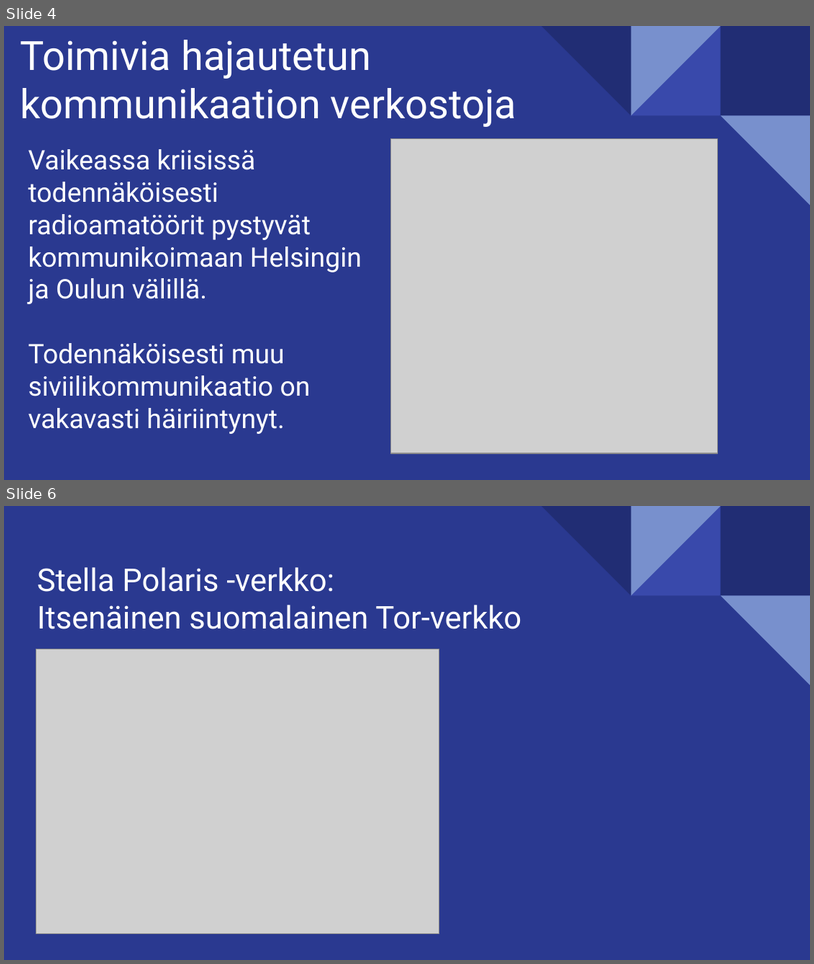
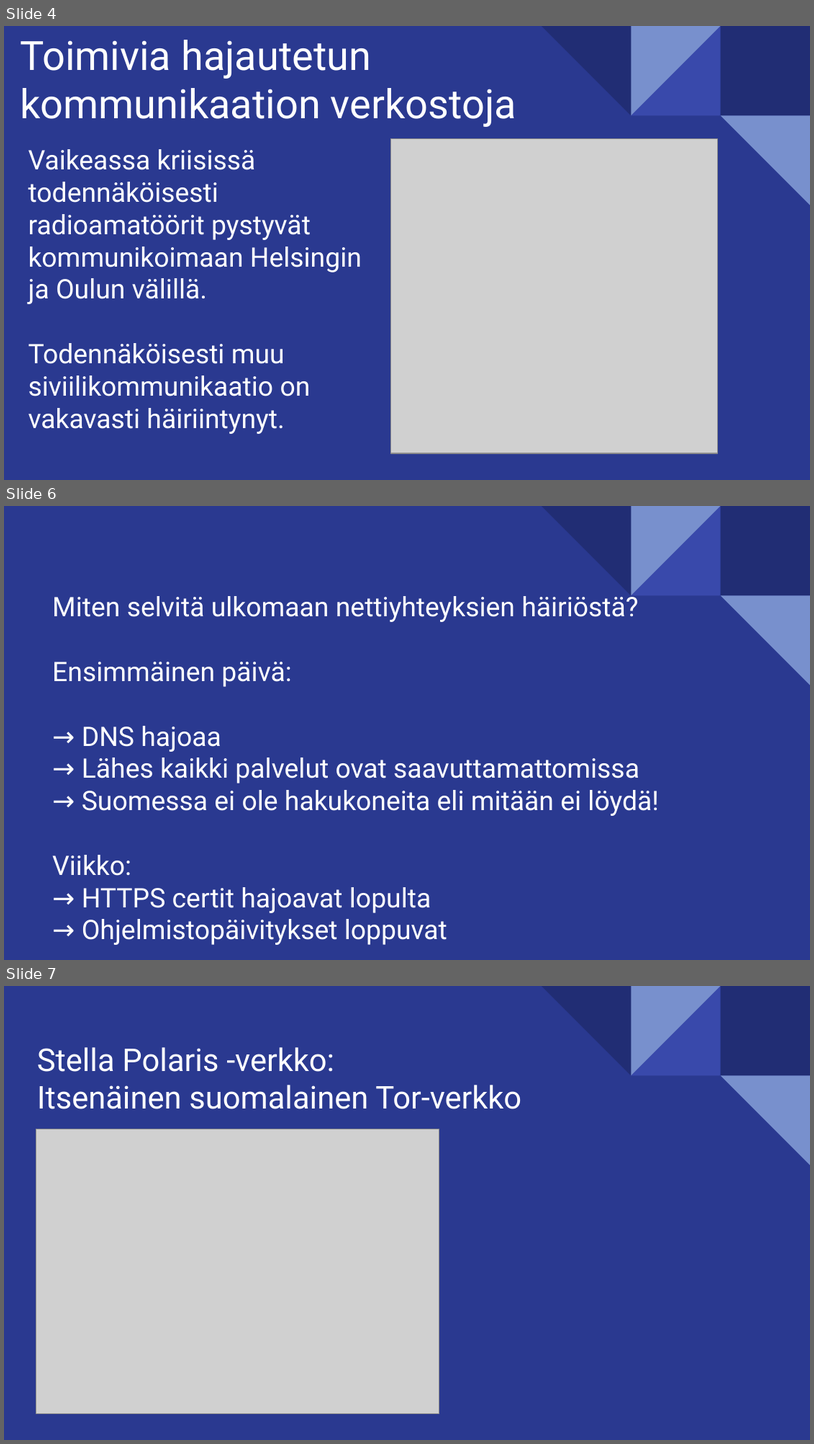
Before and after one commit to juhanurmi/stellapolaris, a slide deck: docs/Esitys_Suomeksi.odp. Shown one above the other, each under a label of ours: slides 4 and 6 before the commit, slides 4, 6 and 7 after it; the slides between them are not shown. The pictures are 814x964 and 814x1444 pixels, drawn with LibreOffice and Linux fonts; fonts in the diff are those of the drawing; grey boxes stand for pictures. Boxes give left, top, right and bottom in pixels: in the first picture for what was removed or moved away, otherwise in the second. Text is boxed around its words. In the diff, an @@ line names an element or a change of style, - is before the commit and + after.

```diff
--- a/docs/Esitys_Suomeksi.odp
+++ b/docs/Esitys_Suomeksi.odp
@@ slide 6 added at (4, 506, 810, 960), background #2A3990; not listed: 5 template elements that a slide beside it also shows @@
@@ title added at (52, 592, 658, 944), 24 pt, text #FFFFFF @@
+Miten selvitä ulkomaan nettiyhteyksien häiriöstä?
+Ensimmäinen päivä:
+→ DNS hajoaa
+→ Lähes kaikki palvelut ovat saavuttamattomissa
+→ Suomessa ei ole hakukoneita eli mitään ei löydä!
+Viikko:
+→ HTTPS certit hajoavat lopulta
+→ Ohjelmistopäivitykset loppuvat
@@ what was slide 6 is now slide 7 @@
```
Also in this commit, not shown: 4 slides changed, 2 other slides added, 1 slide removed, 1 other file.
